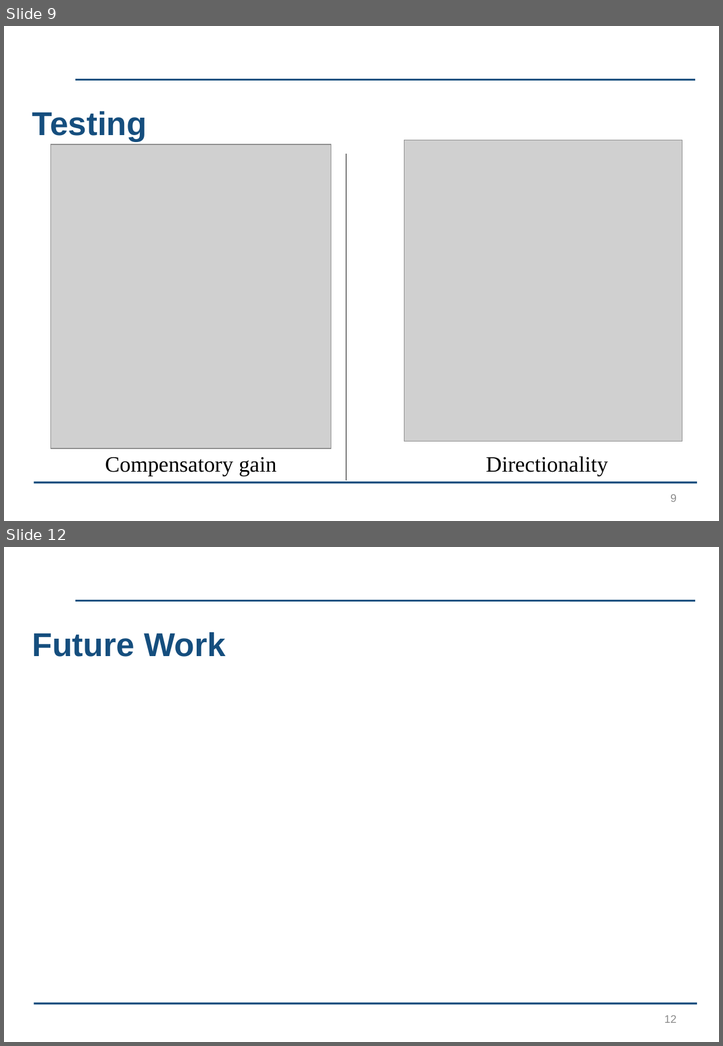
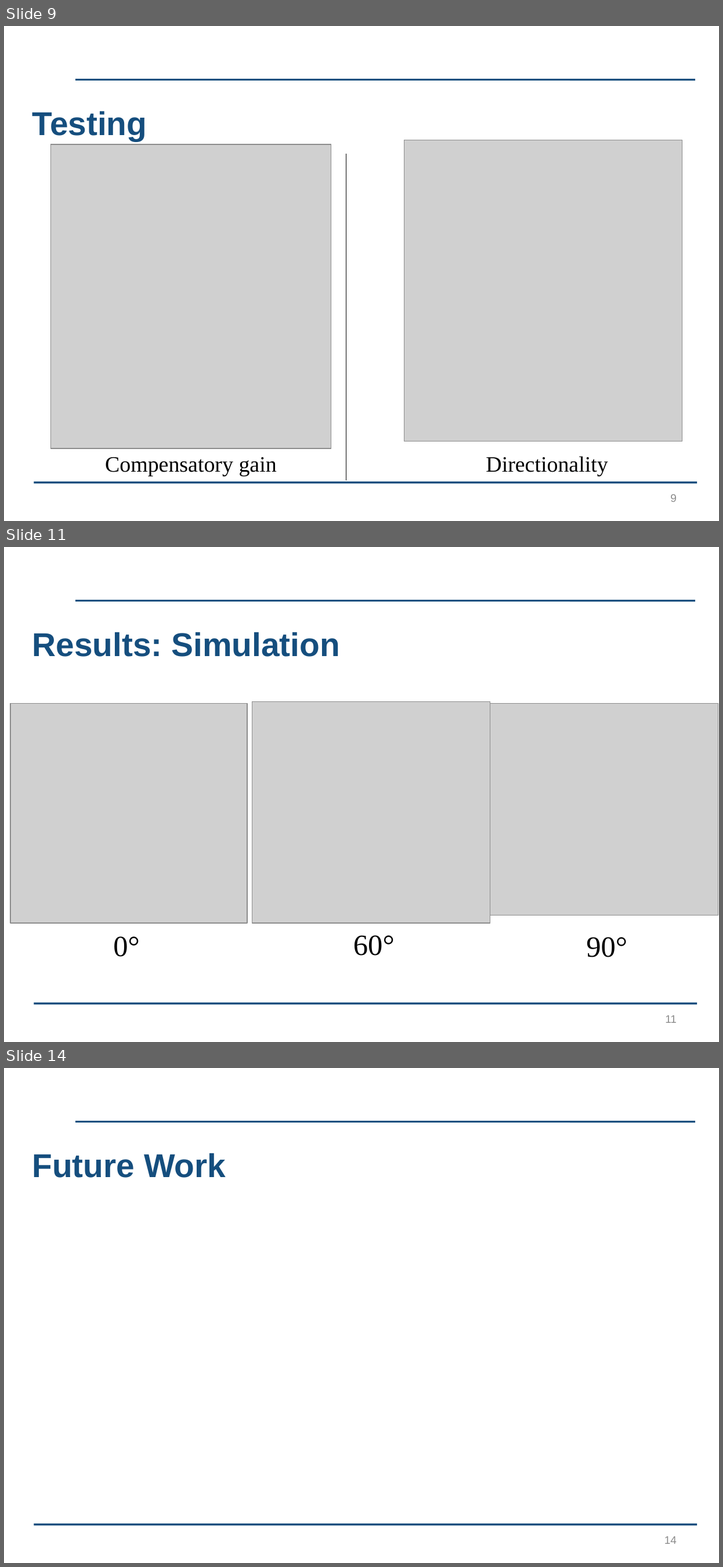
Before and after one commit to kayjayB/I_cant_hear_you, a slide deck: Presentation/Lab Project Presentation.pptx. Shown one above the other, each under a label of ours: slides 9 and 12 before the commit, slides 9, 11 and 14 after it; the slides between them are not shown. The pictures are 723x1046 and 723x1567 pixels, drawn with LibreOffice and Linux fonts; fonts in the diff are those of the drawing; grey boxes stand for pictures; background and template pictures are left out. Boxes give left, top, right and bottom in pixels: in the first picture for what was removed or moved away, otherwise in the second. Text is boxed around its words. In the diff, an @@ line names an element or a change of style, - is before the commit and + after.

```diff
--- a/Presentation/Lab Project Presentation.pptx
+++ b/Presentation/Lab Project Presentation.pptx
@@ slide 11 added at [4, 547, 719, 1042], background #FFFFFF; not listed: 2 template elements that a slide beside it also shows @@
@@ title added at [32, 632, 340, 657], 36 pt, text #154E7E, bold @@
+Results: Simulation
@@ picture added at [252, 701, 490, 923] @@
@@ picture added at [10, 704, 248, 923] @@
@@ picture added at [490, 704, 718, 915] @@
@@ text added at [113, 936, 139, 956], 32 pt, text #000000 @@
+0°
@@ text added at [353, 935, 394, 955], 32 pt, text #000000 @@
+60°
@@ text added at [586, 937, 627, 957], 32 pt, text #000000 @@
+90°
@@ page number added at [665, 1015, 676, 1023], 12 pt, text #8C8C8C @@
+11
@@ what was slide 12 is now slide 14 @@
@@ page number at [664, 1536, 676, 1544]: text changed @@
-12
+14
```
Also in this commit, not shown: 3 slides changed, 1 other slide added.
